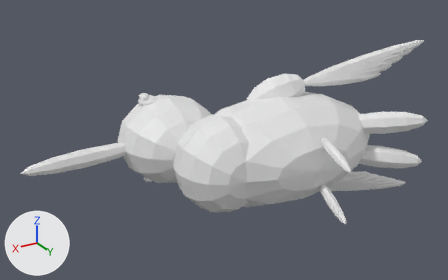
Before and after pictures for a commit that changed the OBJ model assets/models/kingfisher.obj.
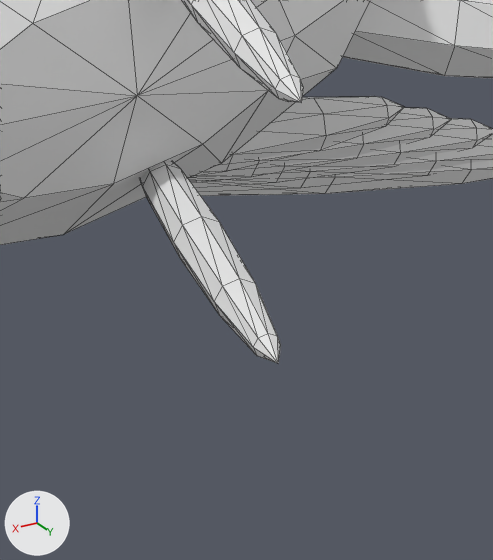
Each version appears first whole from a camera (50 mm lens) standing at (0.898, 0.881, 0.667) and looking at (0.129, -0.4, 0.027), and next in a close-up on the part from 65% to 87% of the width and 54% to 94% of the height. The axes (+X, +Y, +Z) are drawn at lower left. The lights are the same throughout. The older version's two pictures come first. The close-ups show mesh edges as thin lines. Where no turn or scale is listed for an object, it has been applied to the vertices. Vertices at exactly the same position are counted once.

Script lines for the objects in view, before the commit:
```python
me_kingfisher = bpy.data.meshes.new('kingfisher')
me_kingfisher.from_pydata(...)  # 1316 vertices, 2536 faces; spans x -0.494..0.625, y -0.68..-0.026, z -0.232..0.232
ob_kingfisher = bpy.data.objects.new('kingfisher', me_kingfisher)
ob_kingfisher.location = (0.0, 0.0, 0.0)
```
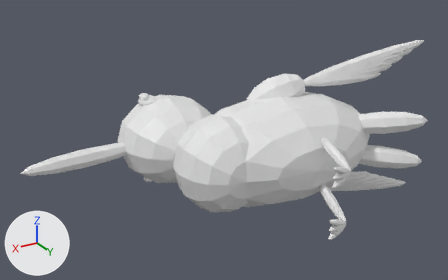
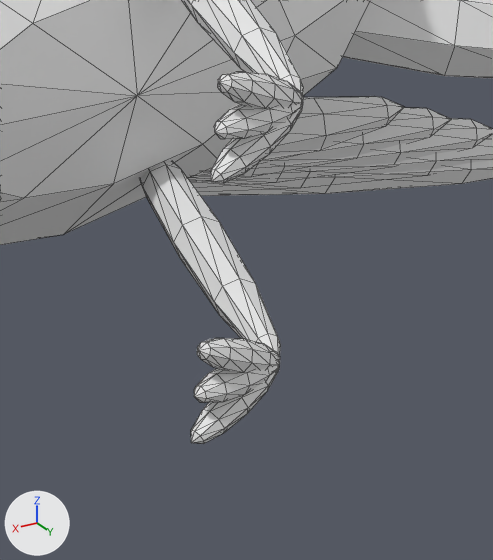
Pixel boxes (x1, y1, x2, y2) of what changed, in the close-ups (493 x 560 px):
'kingfisher', reshaped
    before: (0, 0, 493, 363)
    after: (0, 0, 493, 444)
part 1 of me_kingfisher, added
    after: (191, 367, 280, 444)
part 2 of me_kingfisher, added
    after: (194, 364, 280, 403)
part 3 of me_kingfisher, added
    after: (197, 338, 280, 372)
part 4 of me_kingfisher, added
    after: (211, 106, 303, 183)
part 5 of me_kingfisher, added
    after: (214, 103, 303, 139)
part 6 of me_kingfisher, added
    after: (217, 72, 303, 109)

The edits, one by one:
me_kingfisher is used by ob_kingfisher; location (0.0, 0.0, 0.0).
me_kingfisher had 1316 vertices, 2536 faces and spanned x -0.494..0.625, y -0.68..-0.026, z -0.232..0.232.
me_kingfisher now has 1568 vertices, 3016 faces and spans x -0.494..0.625, y -0.68..-0.017, z -0.232..0.232.
me_kingfisher part 1: the loose piece of 42 vertices spanning x -0.052..0.032, y -0.232..-0.026, z -0.075..-0.049 is copied, and the copy is multiplied about its middle by the matrix ((0.147, 0.204, 0.249), (-0.56, 0.248, 0.025), (-0.036, -0.09, 0.562)), then moved by (0.065, 0.103, -0.014); it spans x 0.029..0.081, y -0.034..-0.017, z -0.091..-0.062.
me_kingfisher part 2: the loose piece of 42 vertices spanning x -0.052..0.032, y -0.232..-0.026, z -0.075..-0.049 is copied, and the copy is multiplied about its middle by the matrix ((0.145, 0.2, -0.005), (-0.56, 0.248, -0.001), (0.005, 0.013, 0.615)), then moved by (0.065, 0.103, -0.003); it spans x 0.028..0.082, y -0.034..-0.017, z -0.073..-0.057.
me_kingfisher part 3: the loose piece of 42 vertices spanning x -0.052..0.032, y -0.232..-0.026, z -0.075..-0.049 is copied, and the copy is multiplied about its middle by the matrix ((0.142, 0.193, -0.26), (-0.561, 0.247, -0.026), (0.045, 0.114, 0.557)), then moved by (0.065, 0.103, 0.009); it spans x 0.029..0.081, y -0.034..-0.017, z -0.068..-0.039.
me_kingfisher part 4: the loose piece of 42 vertices spanning x -0.052..0.032, y -0.232..-0.026, z 0.05..0.076 is copied, and the copy is multiplied about its middle by the matrix ((0.142, 0.193, 0.26), (-0.561, 0.247, 0.026), (-0.045, -0.114, 0.557)), then moved by (0.065, 0.104, -0.009); it spans x 0.029..0.081, y -0.034..-0.017, z 0.039..0.068.
me_kingfisher part 5: the loose piece of 42 vertices spanning x -0.052..0.032, y -0.232..-0.026, z 0.05..0.076 is copied, and the copy is multiplied about its middle by the matrix ((0.145, 0.2, 0.005), (-0.56, 0.248, 0.001), (-0.005, -0.013, 0.615)), then moved by (0.065, 0.104, 0.002); it spans x 0.028..0.082, y -0.034..-0.017, z 0.057..0.073.
me_kingfisher part 6: the loose piece of 42 vertices spanning x -0.052..0.032, y -0.232..-0.026, z 0.05..0.076 is copied, and the copy is multiplied about its middle by the matrix ((0.147, 0.204, -0.249), (-0.56, 0.248, -0.025), (0.036, 0.09, 0.562)), then moved by (0.065, 0.104, 0.014); it spans x 0.029..0.081, y -0.034..-0.017, z 0.062..0.091.
